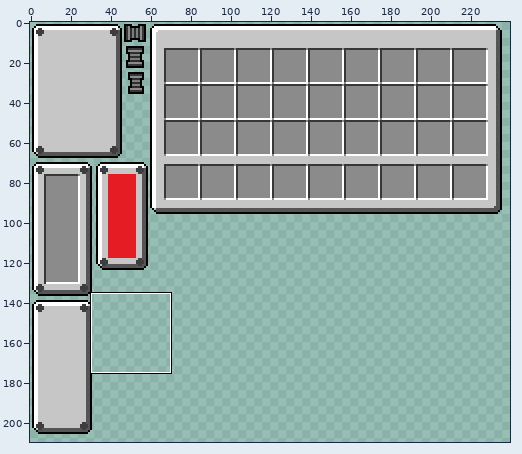
Pixel-art file, stored at ase_textures/gui-template.aseprite. Above, an overview of the earlier version with the close-up marked.
Close-up. As it was:
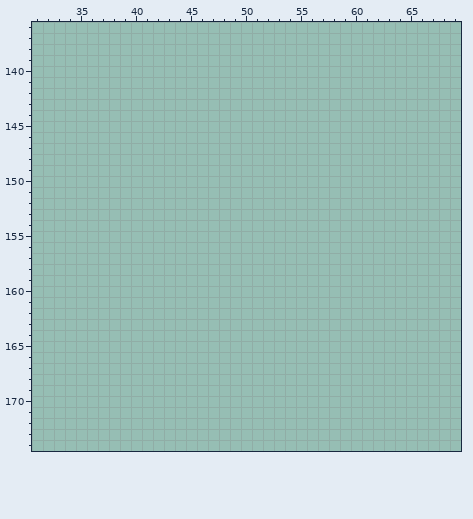
512x512 pixels, 1 frame. Shown: x 31..69, y 136..174. The wide view leaves out empty margins.
Now the later version:
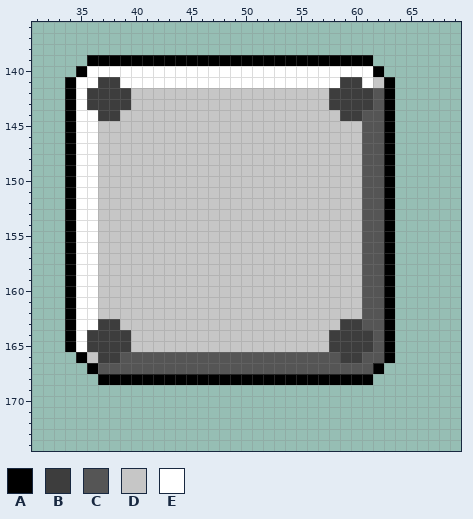
Palette (. is transparent): A #000000  B #3d3d3d  C #555555  D #c6c6c6  E #ffffff
The exact change:
y 139: x 36..61 .......................... -> AAAAAAAAAAAAAAAAAAAAAAAAAA
y 140: x 35..62 ............................ -> AEEEEEEEEEEEEEEEEEEEEEEEEEEA
y 141: x 34..63 .............................. -> AEEBBEEEEEEEEEEEEEEEEEEEEBBEDA
y 142..143: x 34..63 .............................. -> AEBBBBDDDDDDDDDDDDDDDDDDBBBBCA
y 144: x 34..63 .............................. -> AEEBBDDDDDDDDDDDDDDDDDDDDBBCCA
y 145..162: x 34..63 .............................. -> AEEDDDDDDDDDDDDDDDDDDDDDDDDCCA
y 163: x 34..63 .............................. -> AEEBBDDDDDDDDDDDDDDDDDDDDBBCCA
y 164..165: x 34..63 .............................. -> AEBBBBDDDDDDDDDDDDDDDDDDBBBBCA
y 166: x 35..63 ............................. -> ADBBCCCCCCCCCCCCCCCCCCCCBBCCA
y 167: x 36..62 ........................... -> ACCCCCCCCCCCCCCCCCCCCCCCCCA
y 168: x 37..61 ......................... -> AAAAAAAAAAAAAAAAAAAAAAAAA
